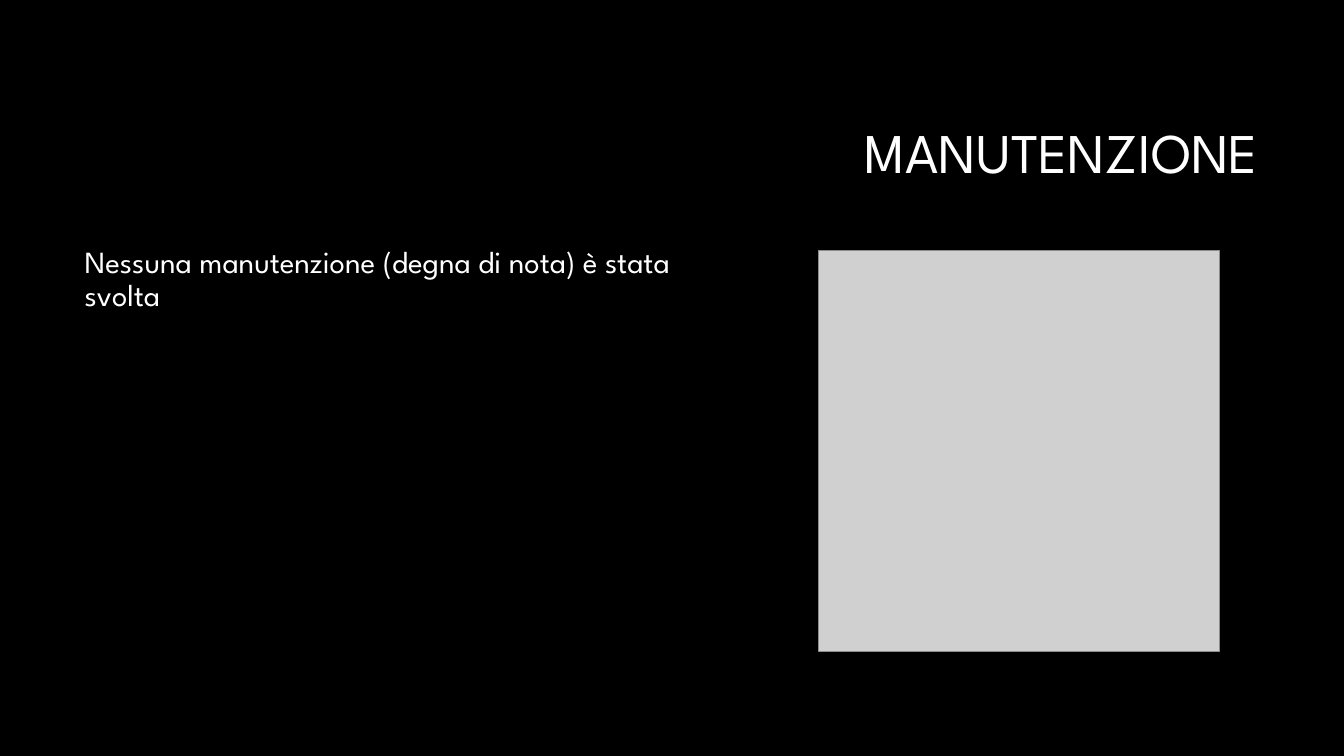
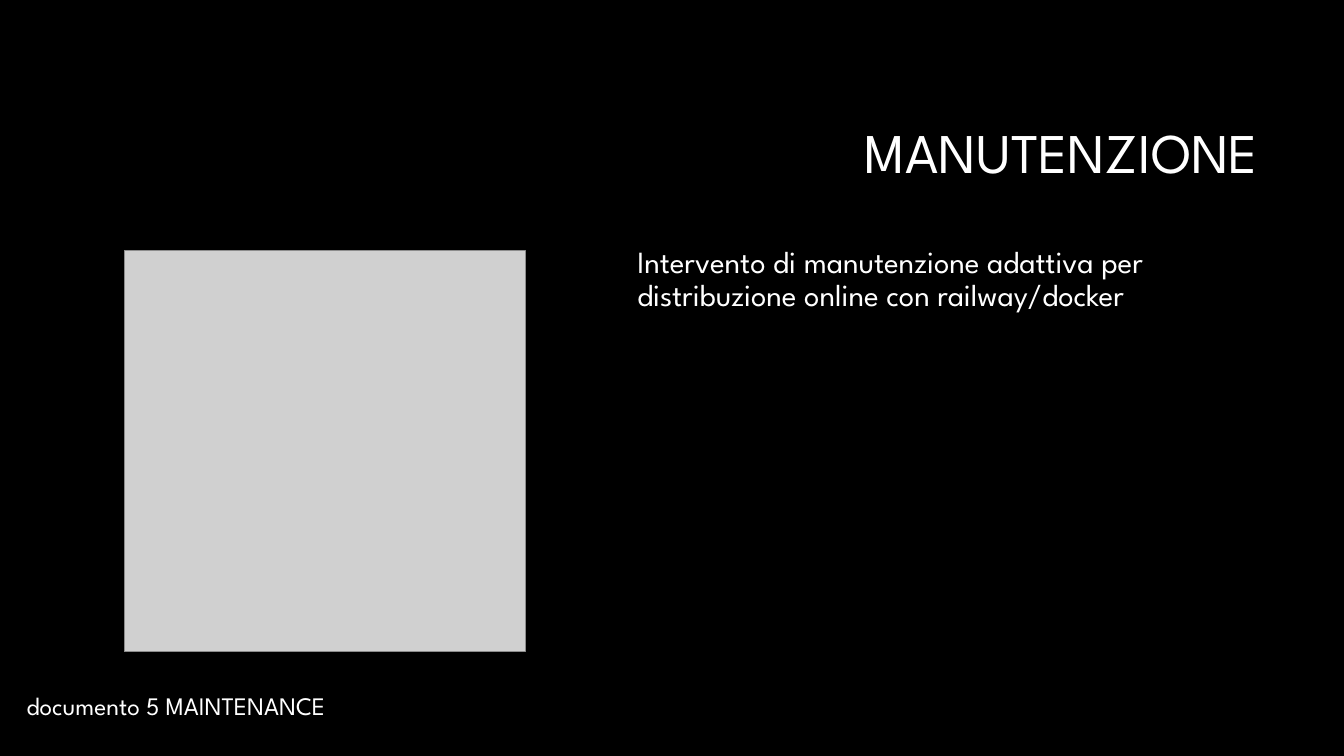
Before and after one commit to Andrei-Soava/Uno, a slide deck: slide 18 of documentazione/ONE_presentazione.pptx. Drawn at 1344x756 pixels with LibreOffice and Linux fonts; fonts in the diff are those of the drawing; grey boxes stand for pictures; background and template pictures are left out. Boxes give left, top, right and bottom in pixels: in the first picture for what was removed or moved away, otherwise in the second. Text is boxed around its words. In the diff, an @@ line names an element or a change of style, - is before the commit and + after.

```diff
--- a/documentazione/ONE_presentazione.pptx
+++ b/documentazione/ONE_presentazione.pptx
@@ picture added at [124,251,525,652] @@
@@ text at [637,251,1143,313]: text changed @@
-Nessuna manutenzione (degna di nota) è stata svolta
+Intervento di manutenzione adattiva per distribuzione online con railway/docker
@@ picture removed at [819,251,1220,652] @@
@@ text added at [27,697,326,716], 18 pt, text #FFFFFF @@
+documento 5 MAINTENANCE
```
Also in this commit, not shown: 6 other slides changed, 5 other files.
